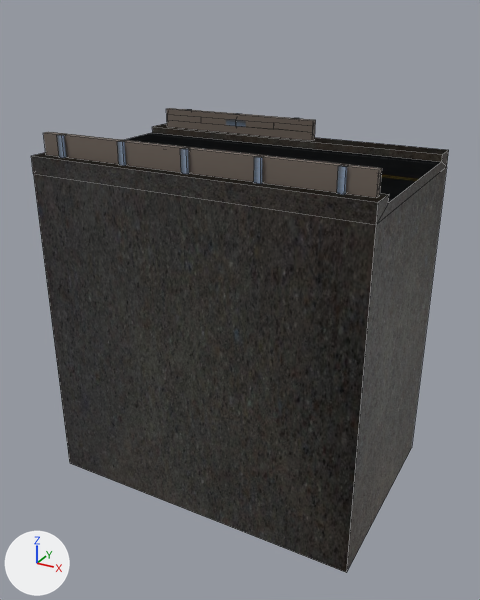
The FBX model Assets/Model/Source/roads/straight-short.fbx: old version first, new version second.
The view is the same before and after, from a 50 mm camera at (58.2, -53.6, 8.6) aimed at (40.1, -20.7, -7.8). Lighting does not change. The marker at lower left points along +X, +Y and +Z. Mesh edges are drawn as thin lines.

Before the edit, the objects in view are built like this:
```python
me_plane_005 = bpy.data.meshes.new('Plane.005')
me_plane_005.from_pydata(...)  # 196 vertices, 163 faces; spans x 0.0..20.0, y -6.5..6.5, z -18.6..3.6
# faces by material slot: [5, 12, 146]
me_plane_005.materials.append(mat_material_016)  # picture img_road_jpg
me_plane_005.materials.append(mat_concrette)  # picture img_concrette_jpg
me_plane_005.materials.append(mat_material_017)  # picture img_guardrail_jpg
me_plane_039 = bpy.data.meshes.new('Plane.039')
me_plane_039.from_pydata(...)  # 36 vertices, 27 faces; spans x 0.0..20.0, y -6.5..6.5, z -18.6..3.6
# faces by material slot: [15, 12]
me_plane_039.materials.append(mat_material_016)  # picture img_road_jpg
me_plane_039.materials.append(mat_concrette)  # picture img_concrette_jpg
# before: 22 (1.0, 5.4, 3.6) at pixel (166, 108), 23 (1.0, 5.8, 3.6) at pixel (169, 108), 26 (11.9, 5.4, 3.6) at pixel (313, 120), 27 (11.9, 5.8, 3.6) at pixel (315, 119)
# before: 30 (0.5, -5.9, 3.6) at pixel (43, 132), 31 (0.5, -5.5, 3.6) at pixel (48, 131), 34 (19.7, -5.9, 3.6) at pixel (379, 169), 35 (19.7, -5.5, 3.6) at pixel (382, 168)
ob_plane_011 = bpy.data.objects.new('Plane.011', me_plane_005)
ob_plane_011.location = (30.0, -20.03, -1.33)
ob_plane_032 = bpy.data.objects.new('Plane.032', me_plane_039)
ob_plane_032.location = (30.0, -20.03, -1.33)
```
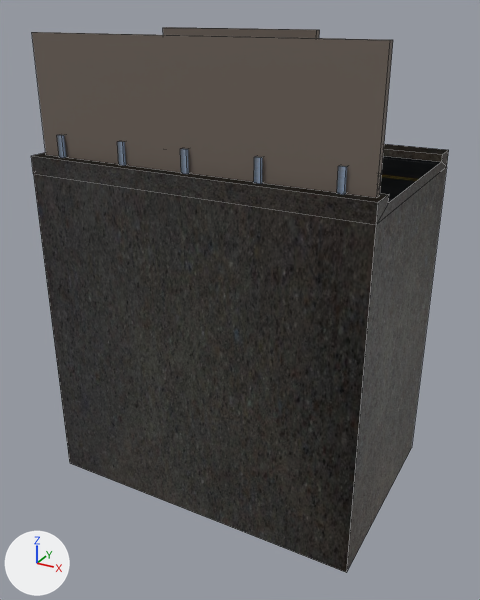
Where the change shows, as pixel boxes (x1, y1, x2, y2) in the pictures (480 x 600 px; the box of a moved part takes in the faces that stretch with it):
'Plane.032', reshaped (17% taller): before (31, 108, 449, 573); after (31, 27, 449, 573)
part 1 of me_plane_039, moved or reshaped: before (166, 108, 316, 141); after (163, 27, 320, 38)
part 2 of me_plane_039, moved or reshaped: before (44, 132, 382, 198); after (32, 32, 393, 198)

Diff of the bpy script that builds the scene:
```diff
--- a/Assets/Model/Source/roads/straight-short.fbx.py
+++ b/Assets/Model/Source/roads/straight-short.fbx.py
@@ me_plane_039 @@
 me_plane_039.from_pydata(...)  # 36 vertices, 27 faces; spans x 0.0..20.0, y -6.5..6.5, z -18.6..3.6
 # used by ob_plane_032; location = (30.0, -20.03, -1.33)
+# me_plane_039 part 1
+for i in [22, 23, 26, 27]: me_plane_039.vertices[i].co += Vector((0.0, 0.0, 5.2))
+# me_plane_039 part 2
+for i in [30, 31, 34, 35]: me_plane_039.vertices[i].co += Vector((0.0, 0.0, 5.2))
 me_plane_039.materials.append(mat_material_016)
```
